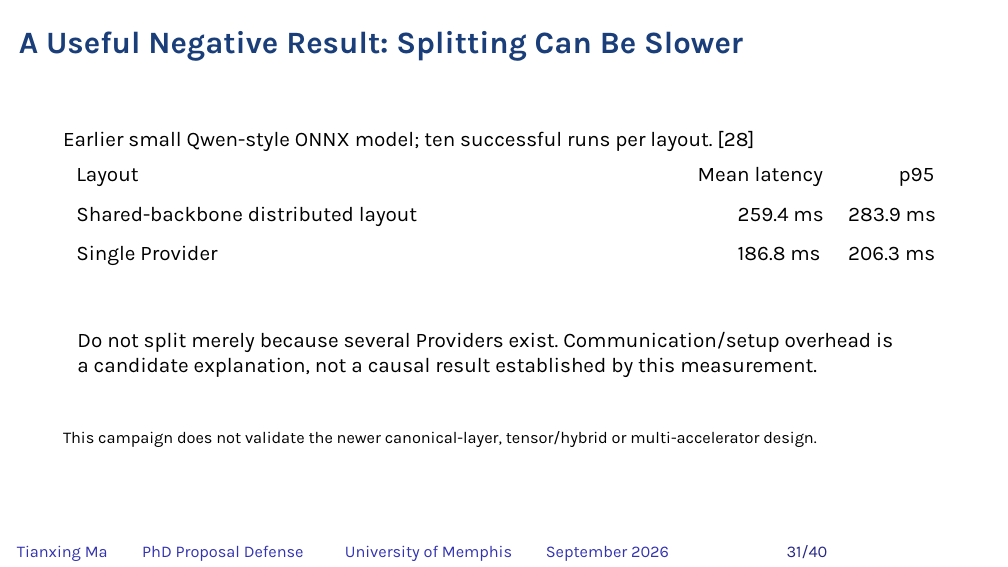
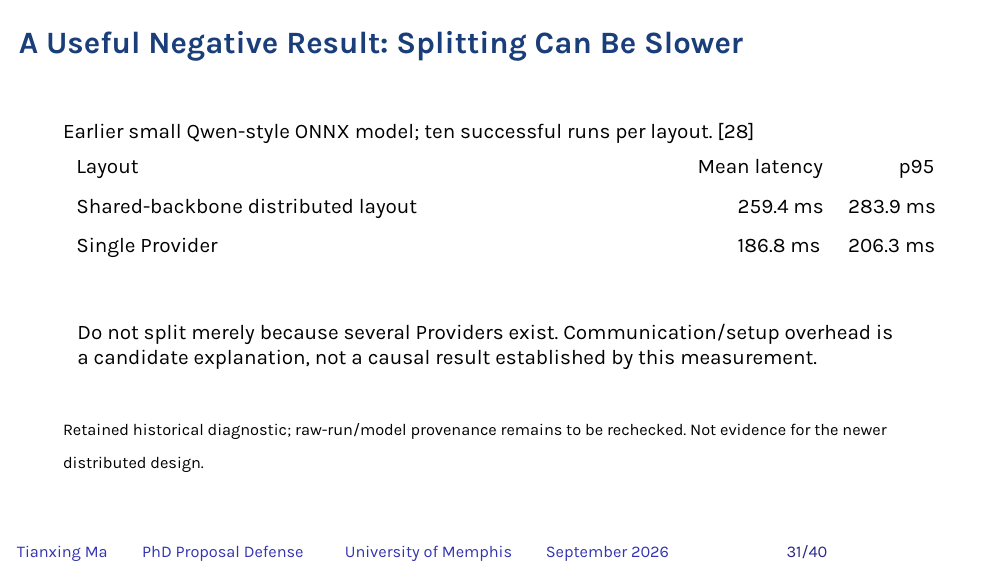
Before and after one commit to matianxing1992/NDN_Service_Framework, a slide deck: slide 31 of docs/PAPER/proposal-defense/slides/NDNSF_proposal_hybrid_editable.pptx. Drawn at 1008x567 pixels with LibreOffice and Linux fonts; fonts in the diff are those of the drawing; background and template pictures are left out. Boxes give left, top, right and bottom in pixels: in the first picture for what was removed or moved away, otherwise in the second. Text is boxed around its words. In the diff, an @@ line names an element or a change of style, - is before the commit and + after.

```diff
--- a/docs/PAPER/proposal-defense/slides/NDNSF_proposal_hybrid_editable.pptx
+++ b/docs/PAPER/proposal-defense/slides/NDNSF_proposal_hybrid_editable.pptx
@@ 8 texts: place and size @@
-8 texts at bbox=[63, 131, 936, 377]
+8 texts at bbox=[63, 123, 936, 369]
@@ 3 texts: place and size @@
-3 texts at bbox=[76, 245, 935, 265]
+3 texts at bbox=[76, 237, 935, 257]
@@ text removed at bbox=[63, 431, 816, 447] @@
-This campaign does not validate the newer canonical-layer, tensor/hybrid or multi-accelerator design.
@@ text added at bbox=[63, 423, 886, 439], 18.6 pt, text #000000 @@
+Retained historical diagnostic; raw-run/model provenance remains to be rechecked. Not evidence for the newer
@@ text added at bbox=[63, 456, 203, 472], 18.6 pt, text #000000 @@
+distributed design.
```
Also in this commit, not shown: 18 other slides changed, 1 slide added, 1 slide removed, 28 other files.
